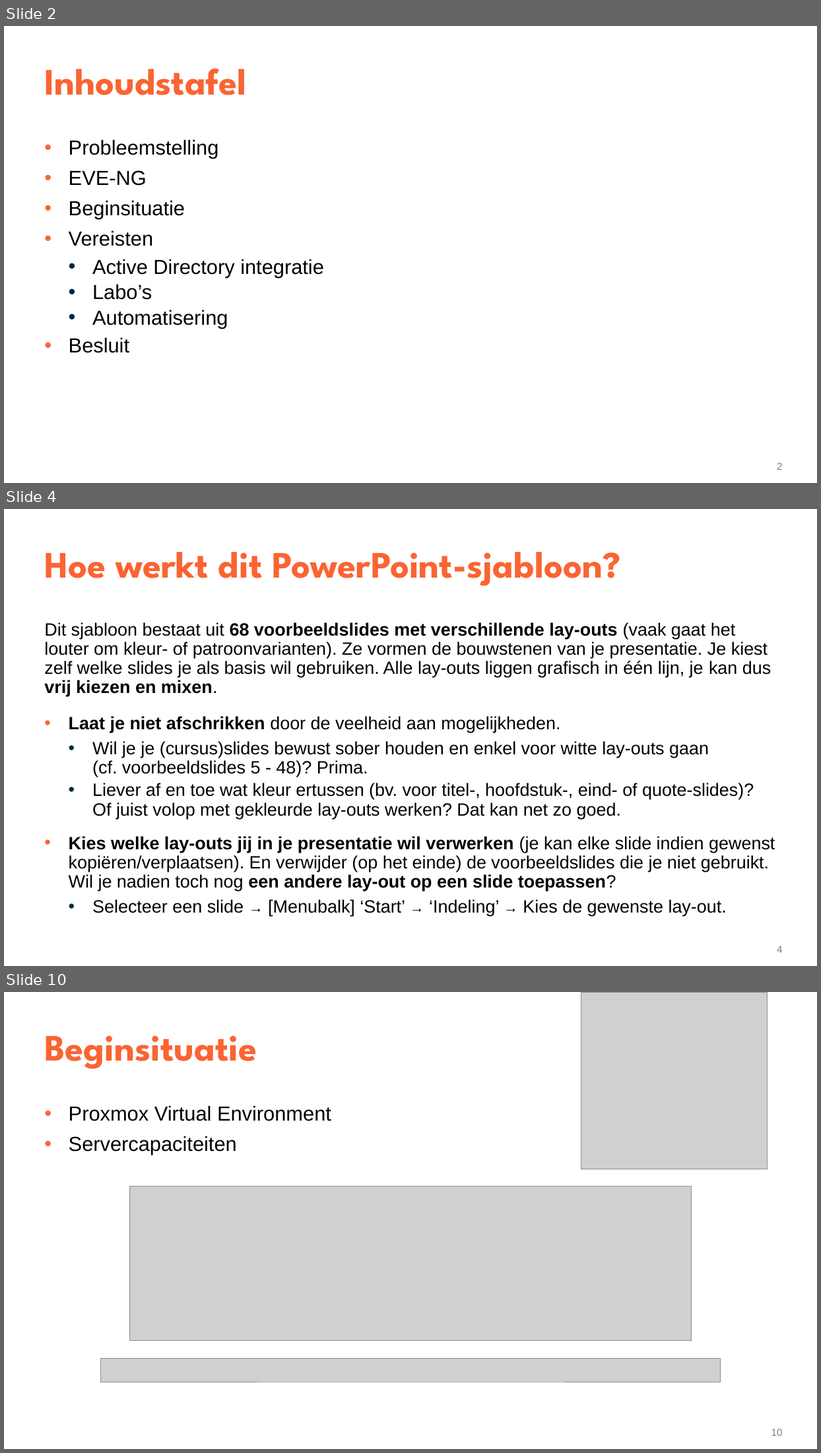
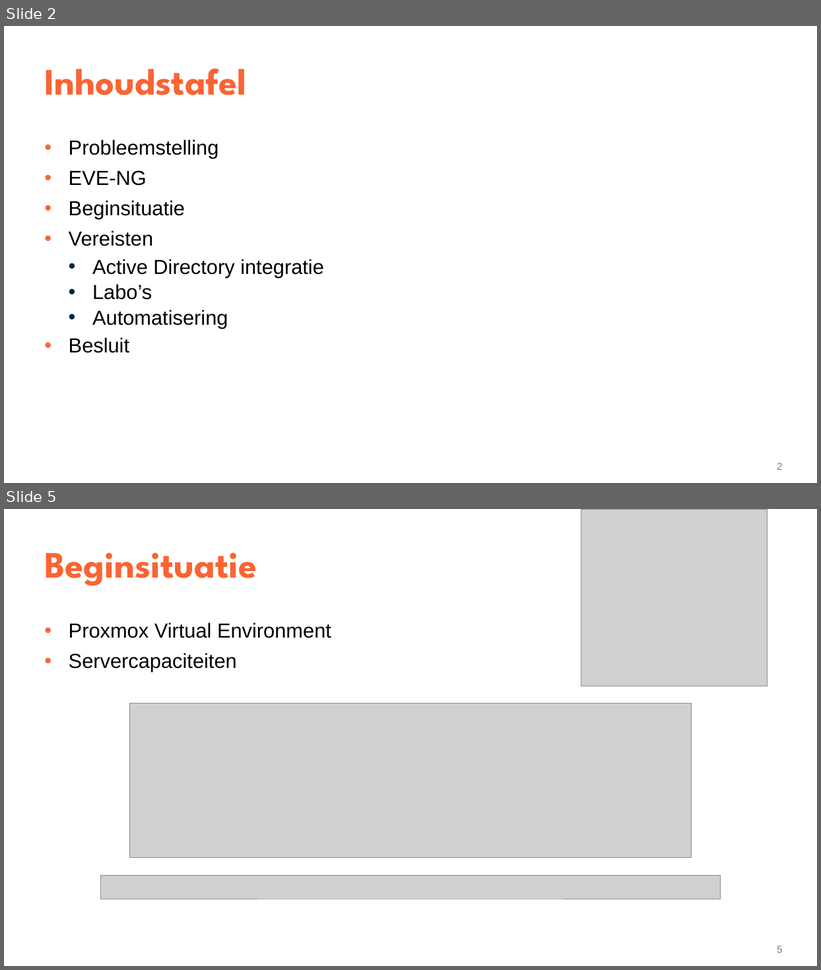
Before and after one commit to YenteLens/ylbachelorproef, a slide deck: Presentatie/eindpresentatie.pptx. Shown one above the other, each under a label of ours: slides 2, 4 and 10 before the commit, slides 2 and 5 after it; the slides between them are not shown. The pictures are 821x1453 and 821x970 pixels, drawn with LibreOffice and Linux fonts; fonts in the diff are those of the drawing; grey boxes stand for pictures. Boxes give left, top, right and bottom in pixels: in the first picture for what was removed or moved away, otherwise in the second. Text is boxed around its words. In the diff, an @@ line names an element or a change of style, - is before the commit and + after.

```diff
--- a/Presentatie/eindpresentatie.pptx
+++ b/Presentatie/eindpresentatie.pptx
@@ slide 4 removed at [4, 509, 817, 966], background #FFFFFF @@
@@ title removed at [44, 552, 621, 586] @@
-Hoe werkt dit PowerPoint-sjabloon?
@@ text removed at [44, 623, 775, 916] @@
-Dit sjabloon bestaat uit 68 voorbeeldslides met verschillende lay-outs (vaak gaat het louter om kleur- of patroonvarianten). Ze vormen de bouwstenen van je presentatie. Je kiest zelf welke slides je als basis wil gebruiken. Alle lay-outs liggen grafisch in één lijn, je kan dus vrij kiezen en mixen.
-  • Laat je niet afschrikken door de veelheid aan mogelijkheden.
-    • Wil je je (cursus)slides bewust sober houden en enkel voor witte lay-outs gaan
-      (cf. voorbeeldslides 5 - 48)? Prima.
-    • Liever af en toe wat kleur ertussen (bv. voor titel-, hoofdstuk-, eind- of quote-slides)? Of juist volop met gekleurde lay-outs werken? Dat kan net zo goed.
-  • Kies welke lay-outs jij in je presentatie wil verwerken (je kan elke slide indien gewenst kopiëren/verplaatsen). En verwijder (op het einde) de voorbeeldslides die je niet gebruikt. Wil je nadien toch nog een andere lay-out op een slide toepassen?
-    • Selecteer een slide → [Menubalk] ‘Start’ → ‘Indeling’ → Kies de gewenste lay-out.
@@ page number removed at [777, 946, 783, 953] @@
-4
@@ what was slide 10 is now slide 5 @@
@@ page number at [777, 946, 783, 953]: text changed @@
-10
+5
```
Also in this commit, not shown: 4 slides changed, 8 slides added, 4 other slides removed.
